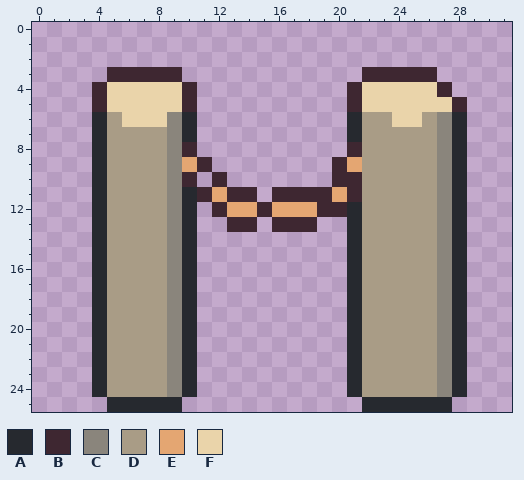
One commit to this pixel-art file: art/roadside/curb-rope-posts@88.aseprite. Above is the file before it was changed.
32x26 pixels, 1 frame.
Palette (. is transparent): A #26292f  B #3e2731  C #8a857c  D #a99c86  E #e4a672  F #ead4aa
Pixels before, first column x 4:
 3 .BBBBB............BBBBB..
 4 BFFFFFB..........BFFFFFB.
 5 BFFFFFB..........BFFFFFFB
 6 ADFFFCA..........ADDFFDCA
 7 ADDDDCA..........ADDDDDCA
 8 ADDDDCB..........BDDDDDCA
 9 ADDDDCEB........BEDDDDDCA
10 ADDDDCB.B.......BBDDDDDCA
11 ADDDDCABEBB.BBBBEBDDDDDCA
12 ADDDDCA.BEEBEEEBBADDDDDCA
13 ADDDDCA..BB.BBB..ADDDDDCA
14 ADDDDCA..........ADDDDDCA
15 ADDDDCA..........ADDDDDCA
16 ADDDDCA..........ADDDDDCA
17 ADDDDCA..........ADDDDDCA
18 ADDDDCA..........ADDDDDCA
19 ADDDDCA..........ADDDDDCA
20 ADDDDCA..........ADDDDDCA
21 ADDDDCA..........ADDDDDCA
22 ADDDDCA..........ADDDDDCA
23 ADDDDCA..........ADDDDDCA
24 ADDDDCA..........ADDDDDCA
25 .AAAAA............AAAAAA.
New version:
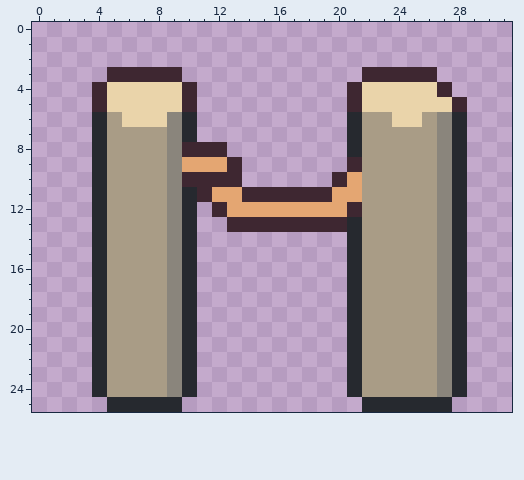
Diff:
y 8: x 11..12 .. -> BB; x 21 B -> A
y 9: x 11..13 B.. -> EEB; x 20..21 BE -> .B
y 10: x 11 . -> B; x 13 . -> B; x 21 B -> E
y 11: x 13 B -> E; x 15 . -> B; x 21 B -> E
y 12: x 15 B -> E; x 19..21 BBA -> EEB
y 13: x 15 . -> B; x 19..20 .. -> BB
